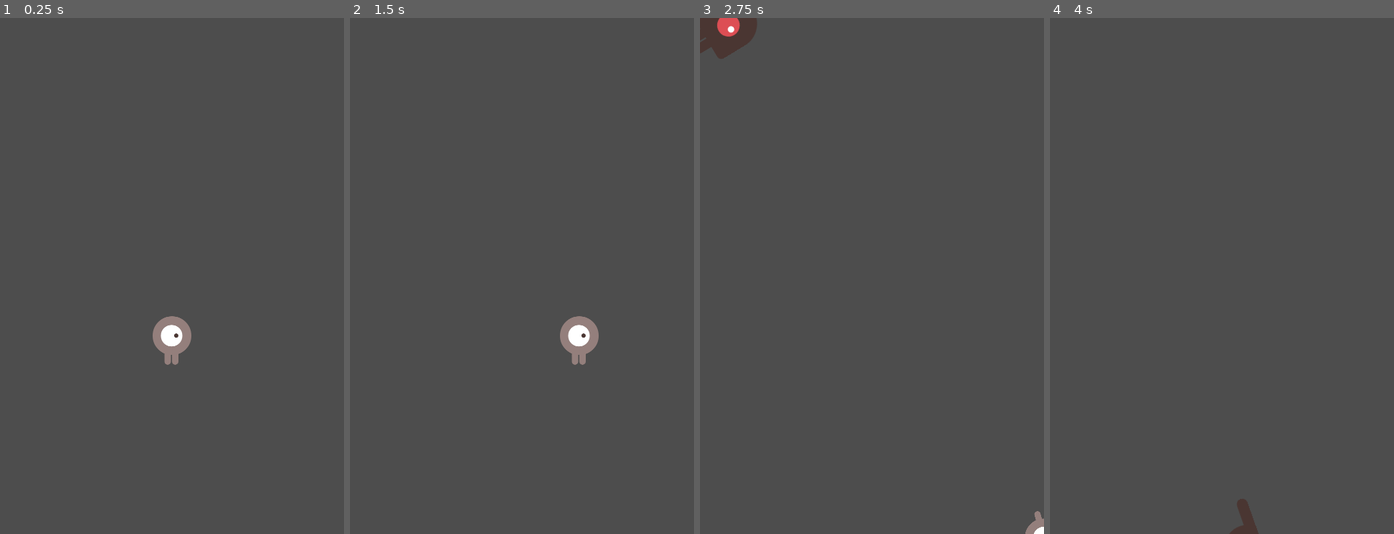
Above: before the commit, frames 1-4 (left to right).
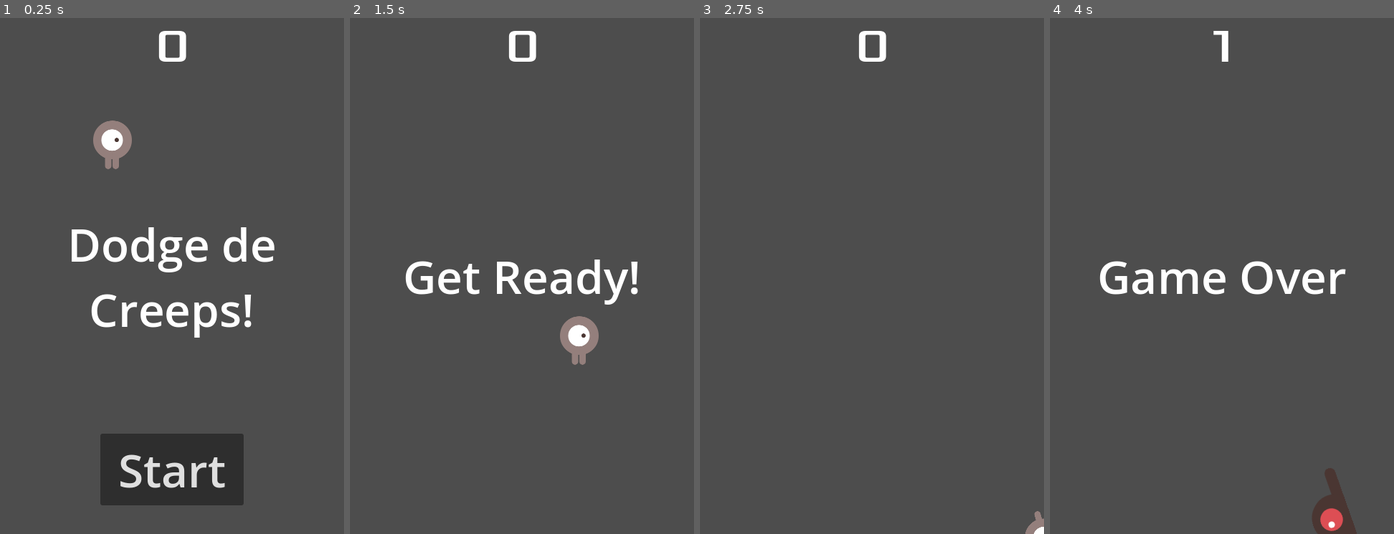
Above: after the commit, the same moments.

Repository: augustopolonio/first_2d_godot_game
Game: Godot game, scene res://main.tscn
Same seed, same stepped clock (60 frames per second), same inputs: the game is played once before the commit and once after it.
Inputs (mouse positions are in pixels of both pictures, inside the frame that each line leads up to):
- Up to frame 1 (0.25 s): no input
- Up to frame 2 (1.5 s): click (522, 472) at 0.5 s, where only the run after the commit has a clickable "Start"; tap Enter at 1.25 s; hold D (move_right) from 1.28 s (still down)
- Up to frame 3 (2.75 s): release D (move_right) at 2.03 s; hold S (move_down) from 2.03 s (still down)
- Up to frame 4 (4 s): release S (move_down) at 2.78 s; hold D (move_right) 2.78-3.53 s; hold W (move_up) from 3.53 s (still down)

The runs differ from the first frame. In frame 1, 10% of the frame differs, in the area x 20-80%, y 2-95%; in frame 2, 2.1%; in frame 3, 1.3%; in frame 4, 3.0%.

Commit message:
HUD - Heads up display and transition to gameplay
Here, the game is already playable with a simple menu with start button, gameplay and game over screen

Diff:
--- /dev/null
+++ b/HUD.gd
@@ -0,0 +1,31 @@
+extends CanvasLayer
+
+# Notifies `Main` node that the button has been pressed
+signal start_game
+
+func show_message(text):
+	$Message.text = text
+	$Message.show()
+	$MessageTimer.start()
+
+func show_game_over():
+	show_message("Game Over")
+	# Wait until the MessageTimer has counted down.
+	await $MessageTimer.timeout
+
+	$Message.text = "Dodge the Creeps!"
+	$Message.show()
+	# Make a one-shot timer and wait for it to finish.
+	await get_tree().create_timer(1.0).timeout
+	$StartButton.show()
+
+func update_score(score):
+	$ScoreLabel.text = str(score)
+
+
+func _on_start_button_pressed():
+	$StartButton.hide()
+	start_game.emit()
+
+func _on_message_timer_timeout():
+	$Message.hide()
--- /dev/null
+++ b/HUD.tscn
@@ -0,0 +1,62 @@
+[gd_scene load_steps=3 format=3 uid="uid://bsxe5dsoy2rcn"]
+
+[ext_resource type="FontFile" uid="uid://lvwaxti4qd58" path="res://fonts/Xolonium-Regular.ttf" id="1_7s8wk"]
+[ext_resource type="Script" path="res://HUD.gd" id="1_8dmky"]
+
+[node name="HUD" type="CanvasLayer"]
+script = ExtResource("1_8dmky")
+
+[node name="ScoreLabel" type="Label" parent="."]
+anchors_preset = 5
+anchor_left = 0.5
+anchor_right = 0.5
+offset_left = -22.5
+offset_right = 22.5
+offset_bottom = 81.0
+grow_horizontal = 2
+theme_override_fonts/font = ExtResource("1_7s8wk")
+theme_override_font_sizes/font_size = 64
+text = "0"
+horizontal_alignment = 1
+vertical_alignment = 1
+
+[node name="Message" type="Label" parent="."]
+anchors_preset = 8
+anchor_left = 0.5
+anchor_top = 0.5
+anchor_right = 0.5
+anchor_bottom = 0.5
+offset_left = -240.0
+offset_top = -39.0
+offset_right = 240.0
+offset_bottom = 39.0
+grow_horizontal = 2
+grow_vertical = 2
+theme_override_font_sizes/font_size = 64
+text = "Dodge de Creeps!"
+horizontal_alignment = 1
+vertical_alignment = 1
+autowrap_mode = 2
+
+[node name="StartButton" type="Button" parent="."]
+anchors_preset = 8
+anchor_left = 0.5
+anchor_top = 0.5
+anchor_right = 0.5
+anchor_bottom = 0.5
+offset_left = -100.0
+offset_top = 220.0
+offset_right = 100.0
+offset_bottom = 320.0
+grow_horizontal = 2
+grow_vertical = 2
+size_flags_horizontal = 4
+theme_override_font_sizes/font_size = 64
+text = "Start"
+
+[node name="MessageTimer" type="Timer" parent="."]
+wait_time = 2.0
+one_shot = true
+
+[connection signal="pressed" from="StartButton" to="." method="_on_start_button_pressed"]
+[connection signal="timeout" from="MessageTimer" to="." method="_on_message_timer_timeout"]
--- a/main.gd
+++ b/main.gd
@@ -3,17 +3,20 @@
 @export var mob_scene: PackedScene
 var score
 
-func _ready():
-	new_game()
+# func _ready():
+	# new_game()
 
 func game_over():
 	$ScoreTimer.stop()
 	$MobTimer.stop()
+	$HUD.show_game_over()
 
 func new_game():
 	score = 0
 	$Player.start($StartPosition.position)
 	$StartTimer.start()
+	$HUD.update_score(score)
+	$HUD.show_message("Get Ready!")
 
 
 func _on_mob_timer_timeout():
@@ -44,6 +47,7 @@
 
 func _on_score_timer_timeout():
 	score += 1
+	$HUD.update_score(score)
 
 
 func _on_start_timer_timeout():
--- a/main.tscn
+++ b/main.tscn
@@ -1,8 +1,9 @@
-[gd_scene load_steps=5 format=3 uid="uid://cefcdr67rh3hn"]
+[gd_scene load_steps=6 format=3 uid="uid://cefcdr67rh3hn"]
 
 [ext_resource type="PackedScene" uid="uid://djt80n6qqmnso" path="res://player.tscn" id="1_63dob"]
 [ext_resource type="Script" path="res://main.gd" id="1_fakw1"]
 [ext_resource type="PackedScene" uid="uid://c1byhdpwgtmho" path="res://mob.tscn" id="2_cxp68"]
+[ext_resource type="PackedScene" uid="uid://bsxe5dsoy2rcn" path="res://HUD.tscn" id="4_fh6hq"]
 
 [sub_resource type="Curve2D" id="Curve2D_3wnfj"]
 _data = {
@@ -33,7 +34,10 @@
 
 [node name="MobSpawnLocation" type="PathFollow2D" parent="MobPath"]
 
+[node name="HUD" parent="." instance=ExtResource("4_fh6hq")]
+
 [connection signal="hit" from="Player" to="." method="game_over"]
 [connection signal="timeout" from="MobTimer" to="." method="_on_mob_timer_timeout"]
 [connection signal="timeout" from="ScoreTimer" to="." method="_on_score_timer_timeout"]
 [connection signal="timeout" from="StartTimer" to="." method="_on_start_timer_timeout"]
+[connection signal="start_game" from="HUD" to="." method="new_game"]
